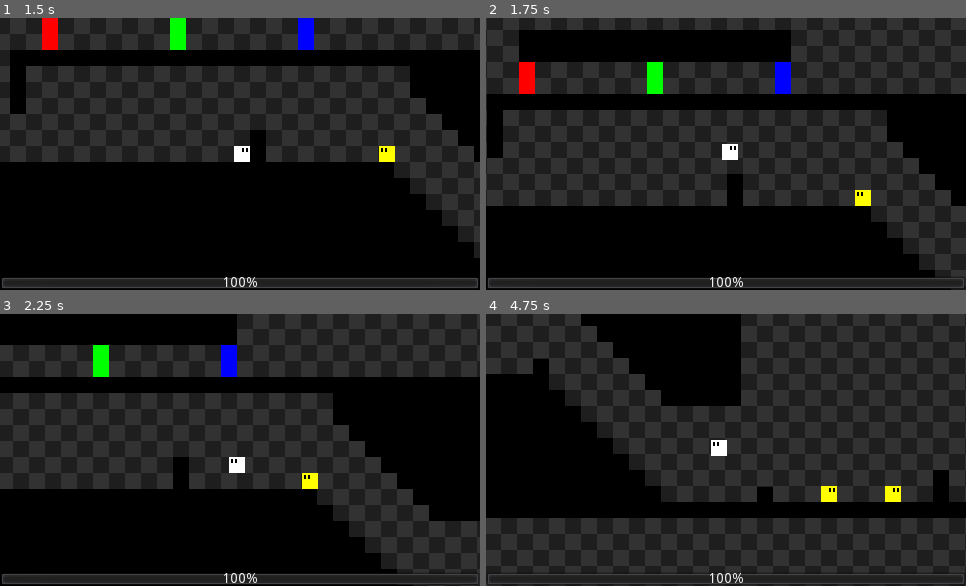
Above: before the commit, frames 1-4 (two rows, left to right).
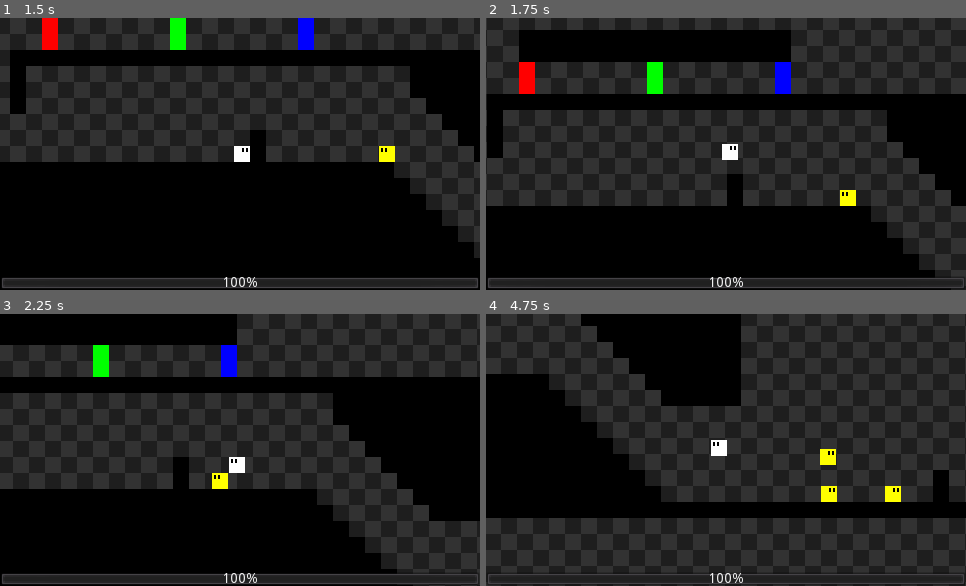
Above: after the commit, the same moments.

Repository: POtOSoftware/Project-Poop-Shit
Game: Godot game, scene res://Levels/dev.tscn
Same seed, same stepped clock (60 frames per second), same inputs: the game is played once before the commit and once after it. The engine's default icon, where the game draws it, is replaced by a stand-in: a white triangle on a blue panel in a dark square.
Inputs:
- Up to frame 1 (1.5 s): tap Enter at 0.5 s; hold Up (jump) 0.53-1.28 s; hold Right (move_right) from 0.53 s (still down); tap Ctrl (fire) at 1.35 s
- Up to frame 2 (1.75 s): keep holding Right (move_right); tap Up (jump) at 1.52, 1.55 s
- Up to frame 3 (2.25 s): tap Up (jump) at 1.82 s; release Right (move_right) at 2.03 s; hold Left (move_left) from 2.03 s (still down); hold Up (jump) from 2.03 s (still down)
- Up to frame 4 (4.75 s): release Left (move_left) at 2.78 s; release Up (jump) at 2.78 s; hold Right (move_right) 2.78-4.28 s; tap Ctrl (fire) at 2.85, 4.35 s; tap Up (jump) at 3.02, 3.05, 3.32, 4.52, 4.55 s; hold Up (jump) 3.53-4.28 s; hold Left (move_left) from 4.28 s (still down)

Frame 1 is identical in both runs. In frame 2, 0.4% of the frame differs, in the area x 73-81%, y 63-70%; in frame 3, 0.4%; in frame 4, 0.6%, in the area x 9-73%, y 16-70%.

Commit message:
add chase state

Diff:
--- a/Enemies/YellowGuy.gd
+++ b/Enemies/YellowGuy.gd
@@ -26,6 +26,8 @@
 onready var sprite = $Sprite
 onready var gun = $Flippable/Gun
 
+onready var search_timer = $SearchTime
+
 func _ready():
 	set_new_state(state)
 	gun.current_weapon = current_weapon
@@ -50,6 +52,19 @@
 	state = new_state
 	print(self.name + ": Changing state to " + str(states.keys()[state]))
 
+func raycast_to_player() -> bool:
+	var space_state = get_world_2d().direct_space_state
+
+	var player_pos = Global.player.global_position
+	var result = space_state.intersect_ray(global_position, player_pos, [self])
+	if result:
+		if result.collider == Global.player:
+			return true
+		else:
+			return false
+
+	return false
+
 func _physics_process(delta):
 	# not even our sworn enemies can avoid gravity
 	velocity.y += GameWorld.GRAVITY * delta
@@ -64,18 +79,25 @@
 	velocity = move_and_slide(velocity, Vector2.UP)
 
 func update_ai():
-	var space_state = get_world_2d().direct_space_state
-
 	match state:
 		states.IDLE:
+			stop_moving()
 			if player_detected:
-				var player_pos = Global.player.global_position
-				var result = space_state.intersect_ray(global_position, player_pos, [self])
-				if result:
-					if result.collider == Global.player:
-						set_new_state(states.CHASE)
+				if raycast_to_player():
+					set_new_state(states.CHASE)
 		states.CHASE:
-			pass
+			# this is stupid and terrible because this assumes that the player was seen in the direction they were already facing, too bad!
+			move_in_current_direction()
+			if is_on_wall():
+				if not obstacle_ray.is_colliding():
+					# small issue with this is that if the enemy encounters another obstacle before the timer ends,
+					# the timer restarts and they keep moving. on the other hand, it might make the ai look smarter?
+					# hopefully :3c
+					search_timer.start()
+					jump()
+				else:
+					flip_node(!is_flipped)
+					set_new_state(states.IDLE)
 		states.FIRE:
 			pass
 		_:
@@ -157,3 +179,6 @@
 func _on_PlayerDetection_body_exited(body):
 	if body == Global.player:
 		player_detected = false
+
+func _on_SearchTime_timeout():
+	set_new_state(states.IDLE)
--- a/Enemies/YellowGuy.tscn
+++ b/Enemies/YellowGuy.tscn
@@ -31,8 +31,9 @@
 cast_to = Vector2( 160, 0 )
 
 [node name="ObstacleRay" type="RayCast2D" parent="Flippable"]
+position = Vector2( 0, -32 )
 enabled = true
-cast_to = Vector2( 24, 0 )
+cast_to = Vector2( 16, 0 )
 
 [node name="Gun" parent="Flippable" instance=ExtResource( 3 )]
 position = Vector2( 13, 0 )
@@ -43,5 +44,9 @@
 position = Vector2( 88, 0 )
 shape = SubResource( 2 )
 
+[node name="SearchTime" type="Timer" parent="."]
+wait_time = 2.0
+
 [connection signal="body_entered" from="Flippable/PlayerDetection" to="." method="_on_PlayerDetection_body_entered"]
 [connection signal="body_exited" from="Flippable/PlayerDetection" to="." method="_on_PlayerDetection_body_exited"]
+[connection signal="timeout" from="SearchTime" to="." method="_on_SearchTime_timeout"]
